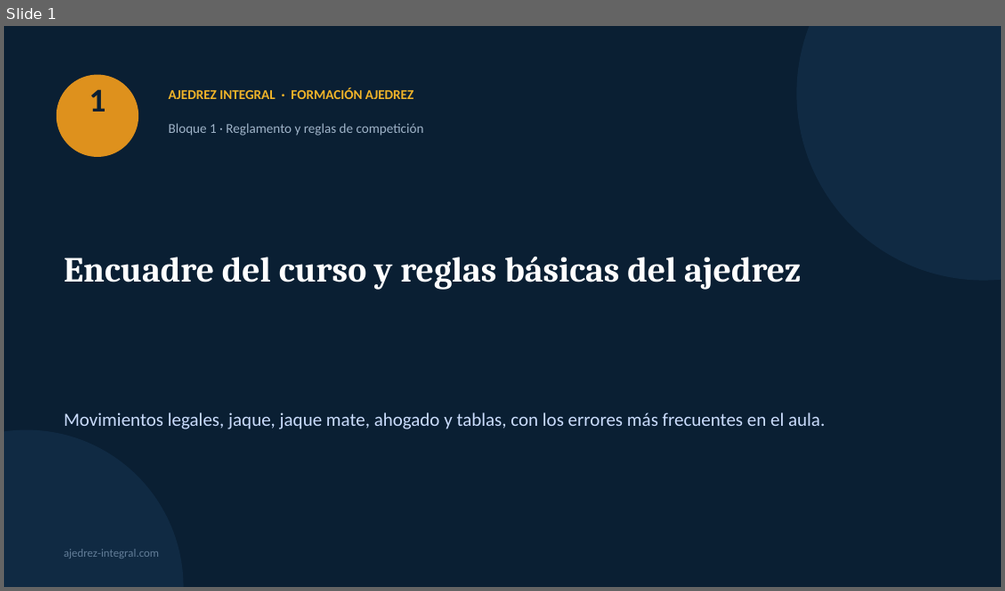
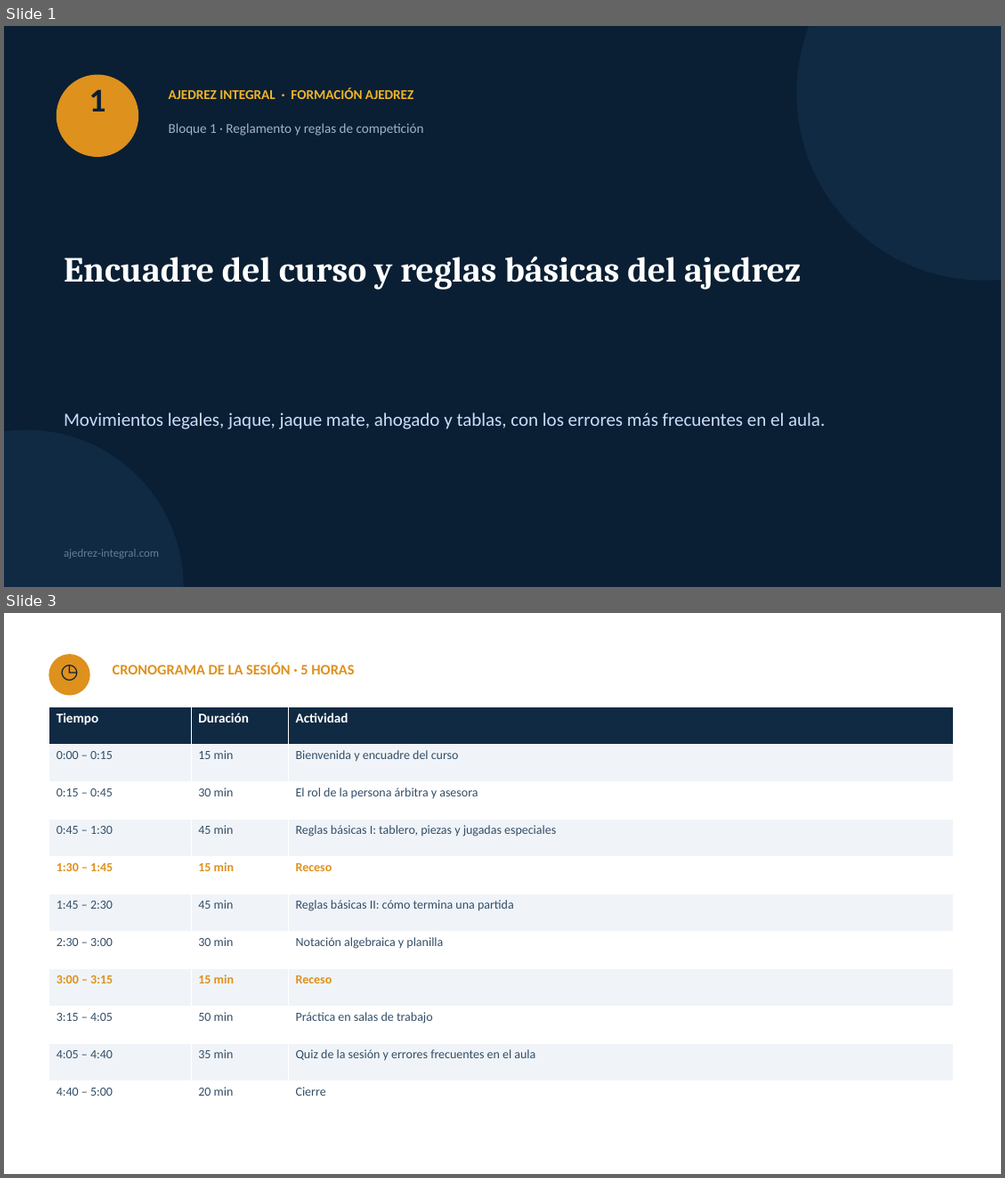
Before and after one commit to GMpupilo2026/Pagina-Completa, a slide deck: cursos/recursos/formacion-ajedrez/01-encuadre-y-reglas-basicas.pptx. Shown one above the other, each under a label of ours: slide 1 before the commit, slides 1 and 3 after it; the slides between them are not shown. The pictures are 1005x591 and 1005x1178 pixels, drawn with LibreOffice and Linux fonts; fonts in the diff are those of the drawing. Boxes give left, top, right and bottom in pixels: in the first picture for what was removed or moved away, otherwise in the second. Text is boxed around its words. In the diff, an @@ line names an element or a change of style, - is before the commit and + after.

```diff
--- a/cursos/recursos/formacion-ajedrez/01-encuadre-y-reglas-basicas.pptx
+++ b/cursos/recursos/formacion-ajedrez/01-encuadre-y-reglas-basicas.pptx
@@ slide 3 added at (4,613,1001,1174), background #FFFFFF @@
@@ ellipse added at (48,654,90,695), fill #DE911D @@
@@ text added at (48,654,90,695), 20 pt, text #0A1F33 @@
+◷
@@ text added at (113,663,354,674), 14 pt, text #DE911D, bold @@
+CRONOGRAMA DE LA SESIÓN · 5 HORAS
@@ table added at (48,706,954,1118), 11 rows, 3 columns @@
+Tiempo | Duración | Actividad
+0:00 – 0:15 | 15 min | Bienvenida y encuadre del curso
+0:15 – 0:45 | 30 min | El rol de la persona árbitra y asesora
+0:45 – 1:30 | 45 min | Reglas básicas I: tablero, piezas y jugadas especiales
+1:30 – 1:45 | 15 min | Receso
+1:45 – 2:30 | 45 min | Reglas básicas II: cómo termina una partida
+2:30 – 3:00 | 30 min | Notación algebraica y planilla
+3:00 – 3:15 | 15 min | Receso
+3:15 – 4:05 | 50 min | Práctica en salas de trabajo
+4:05 – 4:40 | 35 min | Quiz de la sesión y errores frecuentes en el aula
+4:40 – 5:00 | 20 min | Cierre
```
Also in this commit, not shown: 1 slide changed, 24 other slides added, 4 slides removed, 28 other files.
